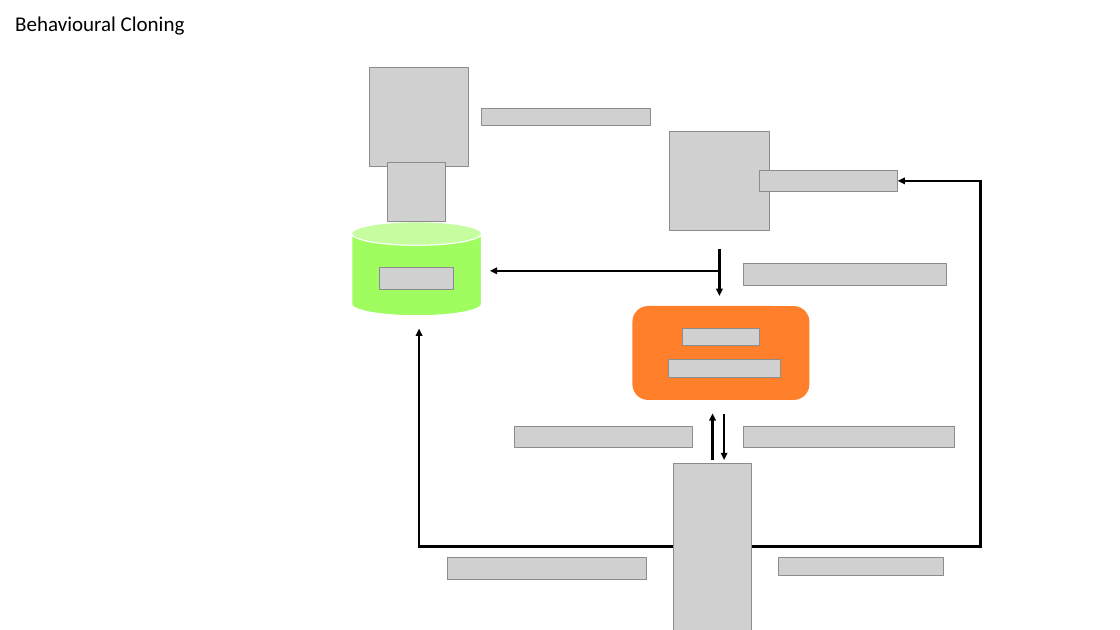
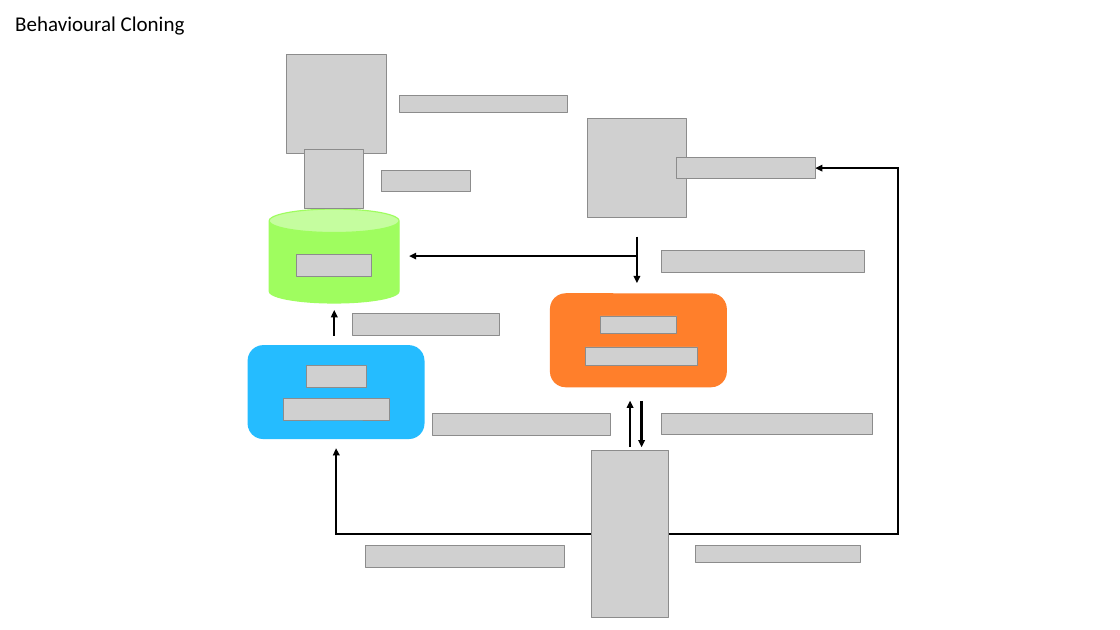
Before and after one commit to mhubii/masters_thesis, a slide deck: slide 15 of windows/masters_thesis_imgs.pptx. Drawn at 1120x630 pixels with LibreOffice and Linux fonts; fonts in the diff are those of the drawing; grey boxes stand for pictures. Boxes give left, top, right and bottom in pixels: in the first picture for what was removed or moved away, otherwise in the second. Text is boxed around its words. In the diff, an @@ line names an element or a change of style, - is before the commit and + after.

```diff
--- a/windows/masters_thesis_imgs.pptx
+++ b/windows/masters_thesis_imgs.pptx
@@ picture: place and size @@
-picture at <box>370,67,469,166</box>
+picture at <box>287,55,386,154</box>
@@ 8 pictures, 1 rounded rectangle, 1 elbow arrow, 1 cylinder: place and size @@
-8 pictures, 1 rounded rectangle, 1 elbow arrow, 1 cylinder at <box>352,131,981,580</box>
+8 pictures, 1 rounded rectangle, 1 elbow arrow, 1 cylinder at <box>269,118,898,567</box>
@@ cylinder at <box>269,209,399,303</box>: outline #FFFFFF 1 pt to #9FFD5F 1 pt @@
@@ 2 pictures, 1 arrow: place and size @@
-2 pictures, 1 arrow at <box>668,250,780,630</box>
+2 pictures, 1 arrow at <box>586,237,697,618</box>
@@ group added at <box>248,171,637,439</box>: 4 pictures, 2 arrows, 1 rounded rectangle @@
@@ elbow arrow removed from (719, 250) to (490, 271) @@
@@ 3 pictures, 2 arrows: place and size @@
-3 pictures, 2 arrows at <box>379,108,724,460</box>
+3 pictures, 2 arrows at <box>297,96,642,447</box>
@@ elbow arrow moved from (674, 547) - (419, 329) to (592, 534) - (336, 449) @@
```
Also in this commit, not shown: 1 other file.
